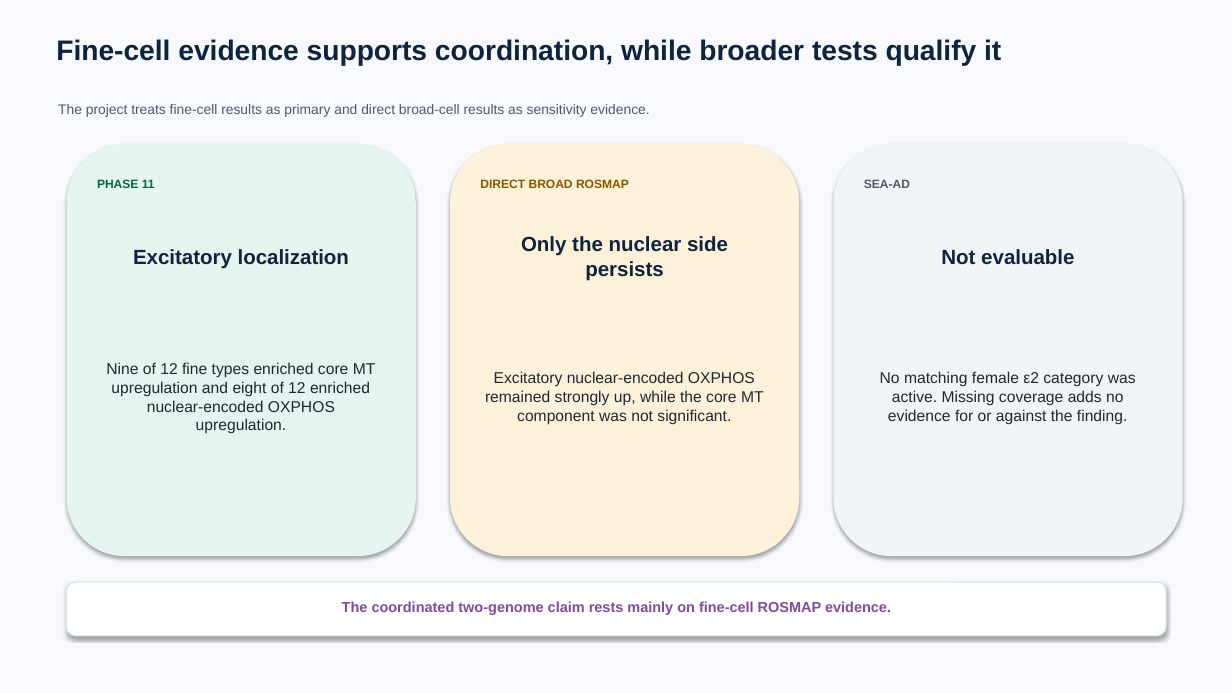
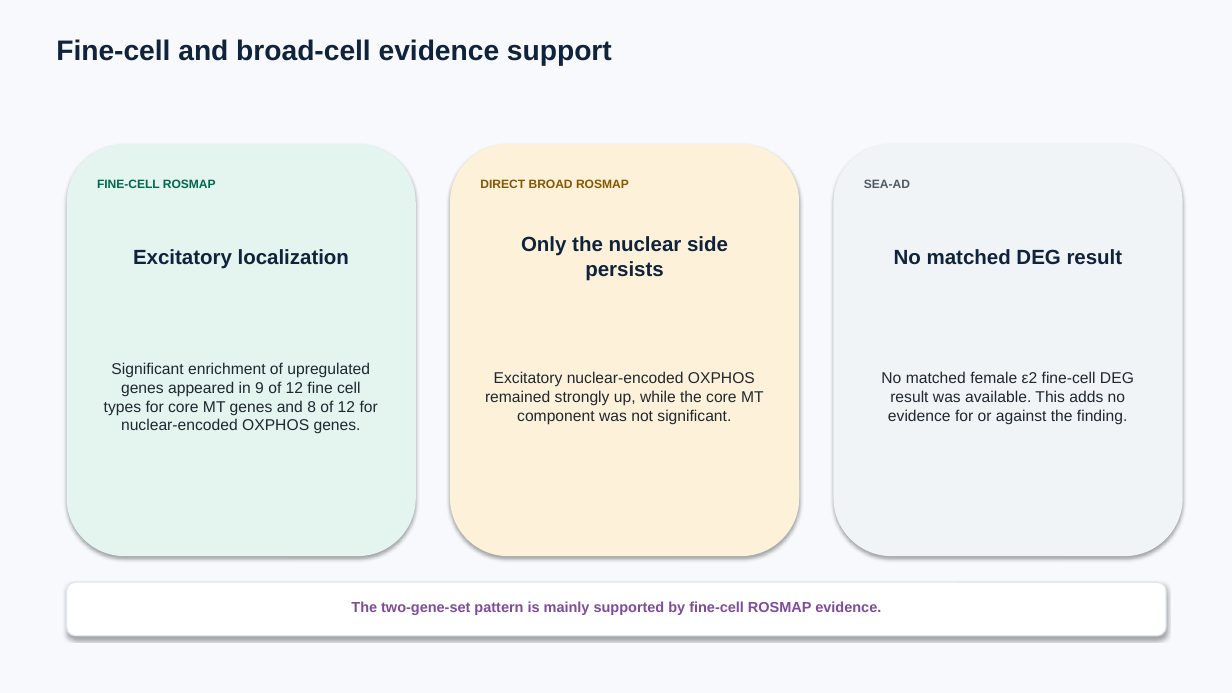
Before and after one commit to ericzhuang2010/alzheimer, a slide deck: slide 67 of docs/presentations/09162026/09162026_sex_apoe_kda_fine_broad bak4.pptx (slide 59 before the commit). Drawn at 1232x693 pixels with LibreOffice and Linux fonts; fonts in the diff are those of the drawing. Boxes give left, top, right and bottom in pixels: in the first picture for what was removed or moved away, otherwise in the second. Text is boxed around its words. In the diff, an @@ line names an element or a change of style, - is before the commit and + after.

```diff
--- a/docs/presentations/09162026/09162026_sex_apoe_kda_fine_broad bak4.pptx
+++ b/docs/presentations/09162026/09162026_sex_apoe_kda_fine_broad bak4.pptx
@@ text at [56, 39, 612, 66]: text changed @@
-Fine-cell evidence supports coordination, while broader tests qualify it
+Fine-cell and broad-cell evidence support
@@ text removed at [58, 104, 649, 117] @@
-The project treats fine-cell results as primary and direct broad-cell results as sensitivity evidence.
@@ text at [97, 179, 216, 188]: text changed @@
-PHASE 11
+FINE-CELL ROSMAP
@@ text at [894, 249, 1123, 265]: text changed @@
-Not evaluable
+No matched DEG result
@@ text at [104, 362, 378, 434]: text changed @@
-Nine of 12 fine types enriched core MT upregulation and eight of 12 enriched nuclear-encoded OXPHOS upregulation.
+Significant enrichment of upregulated genes appeared in 9 of 12 fine cell types for core MT genes and 8 of 12 for nuclear-encoded OXPHOS genes.
@@ text at [881, 371, 1134, 424]: text changed @@
-No matching female ε2 category was active. Missing coverage adds no evidence for or against the finding.
+No matched female ε2 fine-cell DEG result was available. This adds no evidence for or against the finding.
@@ text at [351, 601, 881, 615]: text changed @@
-The coordinated two-genome claim rests mainly on fine-cell ROSMAP evidence.
+The two-gene-set pattern is mainly supported by fine-cell ROSMAP evidence.
```
Also in this commit, not shown: 37 other slides changed, 9 slides added, 13 slides removed, 17 other files.
